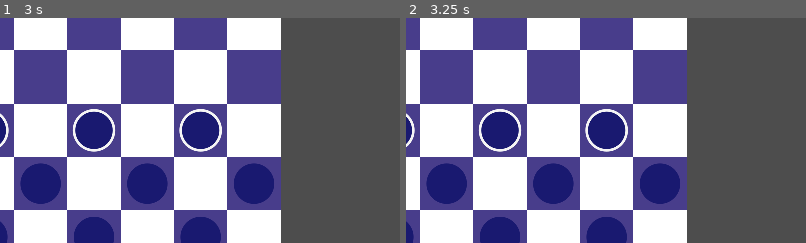
Above: before the commit, frames 1-2 (left to right).
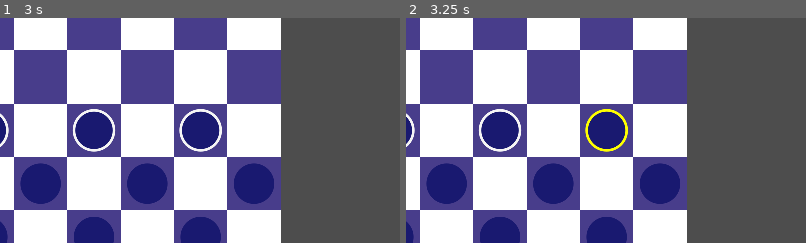
Above: after the commit, the same moments.

Repository: mattsullentrup/godot-checkers
Game: Godot game, scene res://rewrite/level/level.tscn
The game is run twice, just before and just after one commit, with the same random seed, the same clock (stepped at 60 frames per second) and the same inputs.
Inputs (mouse positions are % of the whole screen's width and height, from its top left):
- Up to frame 1 (3 s): tap Enter at 0.5, 2 s; move the mouse to (72, 45) at 0.52 s; press the mouse at (72, 45) at 0.53 s; right-click (72, 45) at 0.8 s; tap Space at 1.25, 2.75 s; move the mouse to (30, 55) at 1.27 s; release the mouse at (30, 55) at 1.28 s; right-click (30, 55) at 1.35 s; click (30, 55) at 1.55 s; move the mouse to (60, 28) at 2.02 s; press the mouse at (60, 28) at 2.03 s; right-click (60, 28) at 2.3 s; move the mouse to (45, 70) at 2.77 s; release the mouse at (45, 70) at 2.78 s; right-click (45, 70) at 2.85 s
- Up to frame 2 (3.25 s): click (45, 70) at 3.05 s
The pictures show only the part of the screen within x 18-68%, y 40-90%; the shares and areas given below are measured in that part.

Frame 1 is identical in both runs. In frame 2, 0.4% of the frame differs, in the area x 44-56%, y 40-60%.

Commit message:
Change unit color when selected

Diff:
--- a/9_10_24_checkers/project.godot
+++ b/9_10_24_checkers/project.godot
@@ -43,9 +43,14 @@
 
 [input]
 
-click={
+left_click={
 "deadzone": 0.5,
 "events": [Object(InputEventMouseButton,"resource_local_to_scene":false,"resource_name":"","device":-1,"window_id":0,"a …(258 unchanged characters)…
+]
+}
+right_click={
+"deadzone": 0.5,
+"events": [Object(InputEventMouseButton,"resource_local_to_scene":false,"resource_name":"","device":-1,"window_id":0,"alt_pressed":false,"shift_pressed":false,"ctrl_pressed":false,"meta_pressed":false,"button_mask":2,"position":Vector2(365, 19),"global_position":Vector2(374, 61),"factor":1.0,"button_index":2,"canceled":false,"pressed":true,"double_click":false,"script":null)
 ]
 }
 
--- a/9_10_24_checkers/rewrite/units/unit/unit_visuals.gd
+++ b/9_10_24_checkers/rewrite/units/unit/unit_visuals.gd
@@ -14,7 +14,9 @@
 	var color: Color = get_parent().color
 	draw_circle(OFFSET, RADIUS, color, true, -1, true)
 
-	if _parent.can_move:
+	if _parent.get_parent().selected_unit == _parent:
+		draw_circle(OFFSET, RADIUS, Color.YELLOW, false, WIDTH, true)
+	elif _parent.can_move:
 		draw_circle(OFFSET, RADIUS, Color.WHITE_SMOKE, false, WIDTH, true)
 
 
--- a/9_10_24_checkers/rewrite/units/unit_group.gd
+++ b/9_10_24_checkers/rewrite/units/unit_group.gd
@@ -12,9 +12,8 @@
 
 var team: Globals.Team
 var units: Array[Unit]
-var _current_unit: Unit
-var _current_unit_index: int = 0
 var moveable_units: Array[Unit]
+var selected_unit: Unit
 
 
 func init() -> void:
@@ -28,27 +27,28 @@
 			units.append(unit)
 
 
-func set_current_unit(unit: Unit) -> void:
-	if _current_unit:
-		_disconnect_current_unit_signal()
+func set_selected_unit(unit: Unit) -> void:
+	if selected_unit:
+		_disconnect_selected_unit_signal()
 
-	_current_unit = unit
-	_connect_current_unit_signal()
+	selected_unit = unit
+	if selected_unit:
+		_connect_selected_unit_signal()
 
 
-func _connect_current_unit_signal() -> void:
-	_current_unit.movement_completed.connect(_on_movement_completed)
+func _connect_selected_unit_signal() -> void:
+	selected_unit.movement_completed.connect(_on_movement_completed)
 
 
-func _disconnect_current_unit_signal() -> void:
-	_current_unit.movement_completed.disconnect(_on_movement_completed)
+func _disconnect_selected_unit_signal() -> void:
+	selected_unit.movement_completed.disconnect(_on_movement_completed)
 
 
 func take_turn() -> void:
-	if _current_unit:
-		_disconnect_current_unit_signal()
+	if selected_unit:
+		_disconnect_selected_unit_signal()
 	EventBus.clear_cell_highlights.emit()
-	_current_unit = null
+	selected_unit = null
 
 	for unit: Unit in moveable_units:
 		unit.can_move = false
@@ -61,8 +61,8 @@
 
 
 func _end_turn() -> void:
-	_disconnect_current_unit_signal()
-	_current_unit = null
+	_disconnect_selected_unit_signal()
+	selected_unit = null
 	turn_completed.emit(self)
 
 
--- a/9_10_24_checkers/rewrite/units/units_container.gd
+++ b/9_10_24_checkers/rewrite/units/units_container.gd
@@ -13,17 +13,17 @@
 
 
 func _unhandled_input(event: InputEvent) -> void:
-	if not event.is_action_pressed("click"):
-		return
+	if event.is_action_pressed("left_click"):
+		_current_mouse_cell = Navigation.world_to_cell(get_global_mouse_position())
+		for unit in _active_group.units:
+			if not unit.cell == _current_mouse_cell or unit not in _active_group.moveable_units:
+				continue
 
-	_current_mouse_cell = Navigation.world_to_cell(get_global_mouse_position())
-	for unit in _active_group.units:
-		if not unit.cell == _current_mouse_cell or unit not in _active_group.moveable_units:
-			continue
-
-		get_viewport().set_input_as_handled()
-		_active_group.set_current_unit(unit)
-		return
+			get_viewport().set_input_as_handled()
+			_active_group.set_selected_unit(unit)
+			return
+	elif event.is_action_pressed("right_click"):
+		_active_group.set_selected_unit(null)
 
 
 func init() -> void:
@@ -62,5 +62,6 @@
 
 func _get_all_units() -> void:
 	all_units.clear()
-	all_units = _player_group.units.duplicate()
+	#all_units = _player_group.units.duplicate()
+	all_units.assign(_player_group.units)
 	all_units.append_array(_opponent_group.units.duplicate())
